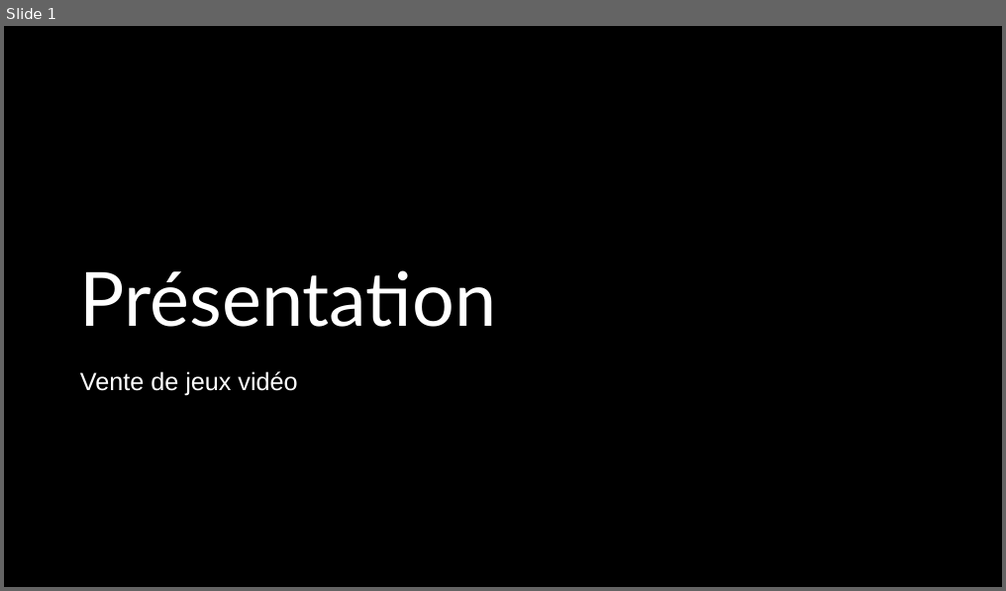
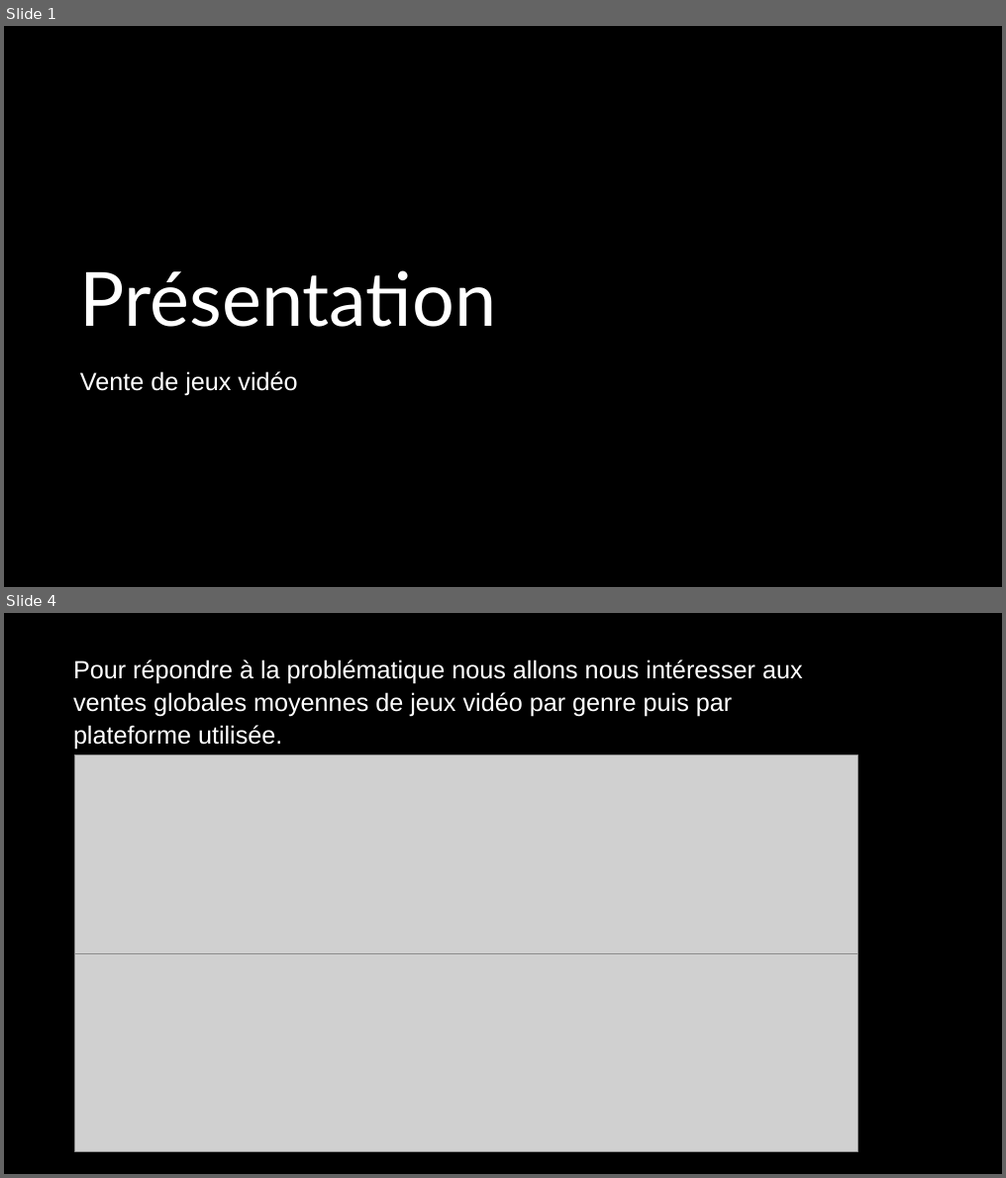
Before and after one commit to barlax91/Presentation-dataset, a slide deck: salesvg.pptx. Shown one above the other, each under a label of ours: slide 1 before the commit, slides 1 and 4 after it; the slides between them are not shown. The pictures are 1006x591 and 1006x1178 pixels, drawn with LibreOffice and Linux fonts; fonts in the diff are those of the drawing; grey boxes stand for pictures; background and template pictures are left out; a plain dark background stands for a picture behind light text. Boxes give left, top, right and bottom in pixels: in the first picture for what was removed or moved away, otherwise in the second. Text is boxed around its words. In the diff, an @@ line names an element or a change of style, - is before the commit and + after.

```diff
--- a/salesvg.pptx
+++ b/salesvg.pptx
@@ slide 4 added at [4, 613, 1002, 1174], background picture (left out) @@
@@ rectangle added at [4, 613, 1002, 1174], fill #000000 @@
@@ subtitle added at [73, 660, 803, 750], 24 pt, text #FFFFFF @@
+Pour répondre à la problématique nous allons nous intéresser aux ventes globales moyennes de jeux vidéo par genre puis par plateforme utilisée.
@@ picture added at [75, 756, 858, 954] @@
@@ picture added at [75, 954, 858, 1152] @@
```
Also in this commit, not shown: 1 slide changed, 6 other slides added, 1 slide removed, 2 other files.
